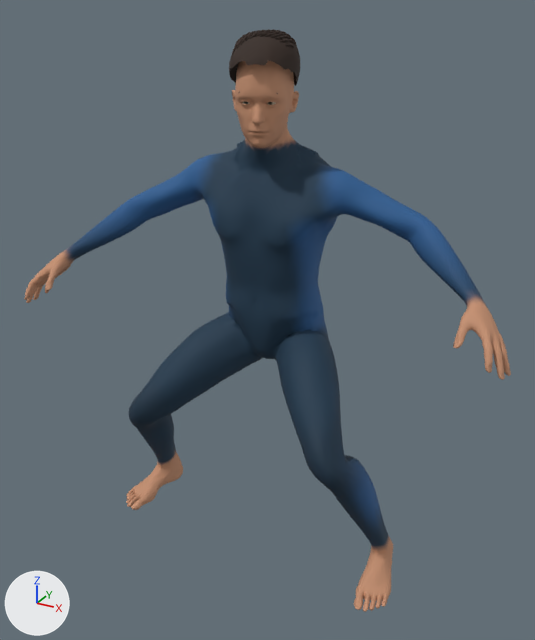
Before and after pictures for a commit that changed the glTF model assets/surf/surfer.glb.
Camera for both pictures: a 50 mm lens placed at (0.957, -1.731, 1.589), pointed at (0.032, -0.049, 0.748). Every picture has the same lights, and +X, +Y and +Z are marked at lower left. The first picture is the older version. Both versions are drawn at frame 7 of the action 'Balanced surf stance · anatomical knees'; the numbers are the values there.

Names of what the first picture shows: 'Eye L', 'Short swept hair', 'Surfer — skin and wetsuit'.
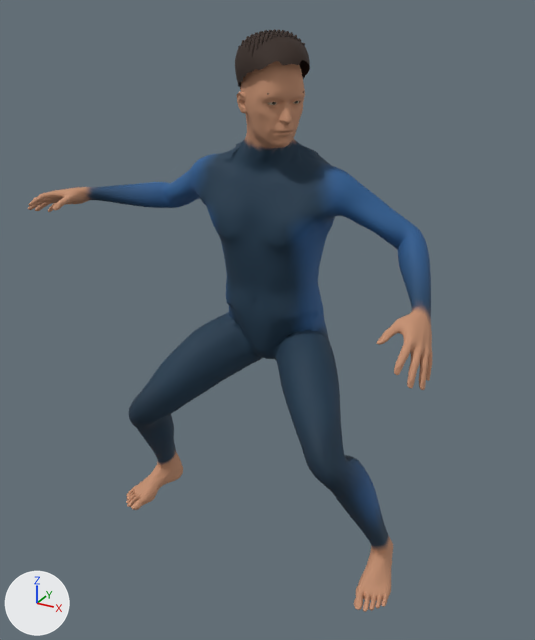
Pixel boxes (x1, y1, x2, y2) of what changed, in the pictures (535 x 640 px):
'Surfer — skin and wetsuit', posed (17% narrower)
    before: (25, 61, 511, 612)
    after: (28, 61, 432, 612)
'Short swept hair', posed
    before: (229, 29, 300, 86)
    after: (235, 29, 310, 86)
'Eye L', posed (not visible afterwards)
    before: (267, 102, 276, 105)
bone 'upperarm01.L', root to tip
    before: (333, 187) to (356, 198)
    after: (333, 187) to (354, 201)
bone 'lowerarm01.L', root to tip
    before: (421, 229) to (447, 264)
    after: (414, 241) to (417, 276)
bone 'upperarm01.R', root to tip
    before: (212, 172) to (194, 182)
    after: (212, 172) to (202, 179)
bone 'lowerarm01.R', root to tip
    before: (142, 208) to (106, 231)
    after: (173, 195) to (132, 194)
bone 'neck01', root to tip
    before: (269, 140) to (268, 133)
    after: (269, 140) to (269, 133)
bone 'neck02', root to tip
    before: (268, 133) to (267, 120)
    after: (269, 133) to (268, 120)
bone 'neck03', root to tip
    before: (267, 120) to (264, 107)
    after: (268, 120) to (269, 107)
bone 'head', root to tip
    before: (264, 107) to (264, 100)
    after: (269, 107) to (269, 100)

The change, as a list of edits to the scene's bpy script:
```text
Change bone_upperarm01_l:
    where bone_upperarm01_l = bpy.data.objects['SurferRig'].pose.bones['upperarm01.L']  # child of 'shoulder01.L'
    bone_upperarm01_l.rotation_quaternion: (0.97, 0.174, -0.052, -0.164) -> (0.986, 0.128, -0.048, -0.092)  # degrees (21, -3, -20) -> degrees (15, -4, -11)
Change bone_lowerarm01_l:
    where bone_lowerarm01_l = bpy.data.objects['SurferRig'].pose.bones['lowerarm01.L']  # child of 'upperarm02.L'
    bone_lowerarm01_l.rotation_quaternion: (0.98, -0.032, -0.16, 0.116) -> (0.971, -0.197, -0.124, -0.048)  # degrees (-6, -18, 14) -> degrees (-23, -15, -3)
Change bone_upperarm01_r:
    where bone_upperarm01_r = bpy.data.objects['SurferRig'].pose.bones['upperarm01.R']  # child of 'shoulder01.R'
    bone_upperarm01_r.rotation_quaternion: (0.973, -0.009, 0.043, 0.228) -> (0.975, 0.215, 0.051, 0.024)  # degrees (0, 5, 26) -> degrees (25, 5, 4)
Change bone_lowerarm01_r:
    where bone_lowerarm01_r = bpy.data.objects['SurferRig'].pose.bones['lowerarm01.R']  # child of 'upperarm02.R'
    bone_lowerarm01_r.rotation_quaternion: (0.965, 0.094, 0.091, -0.228) -> (0.956, 0.088, 0.178, 0.217)  # degrees (8, 13, -26) -> degrees (15, 18, 28)
Change bone_neck01:
    where bone_neck01 = bpy.data.objects['SurferRig'].pose.bones['neck01']  # child of 'spine01'
    bone_neck01.rotation_quaternion: (0.999, 0.0, 0.048, -0.014) -> (0.994, 0.0, 0.105, -0.032)  # degrees (0, 5, -2) -> degrees (0, 12, -4)
Change bone_neck02:
    where bone_neck02 = bpy.data.objects['SurferRig'].pose.bones['neck02']  # child of 'neck01'
    bone_neck02.rotation_quaternion: (0.999, 0.0, 0.037, -0.015) -> (0.995, 0.0, 0.093, -0.037)  # degrees (0, 4, -2) -> degrees (0, 11, -4)
Change bone_neck03:
    where bone_neck03 = bpy.data.objects['SurferRig'].pose.bones['neck03']  # child of 'neck02'
    bone_neck03.rotation_quaternion: (1.0, 0.0, 0.025, -0.016) -> (0.996, 0.0, 0.076, -0.047)  # degrees (0, 3, -2) -> degrees (0, 9, -5)
Change bone_head:
    where bone_head = bpy.data.objects['SurferRig'].pose.bones['head']  # child of 'neck03'
    bone_head.rotation_quaternion: (0.999, 0.0, 0.052, -0.006) -> (0.99, 0.0, 0.141, -0.017)  # degrees (0, 6, -1) -> degrees (0, 16, -2)
```
